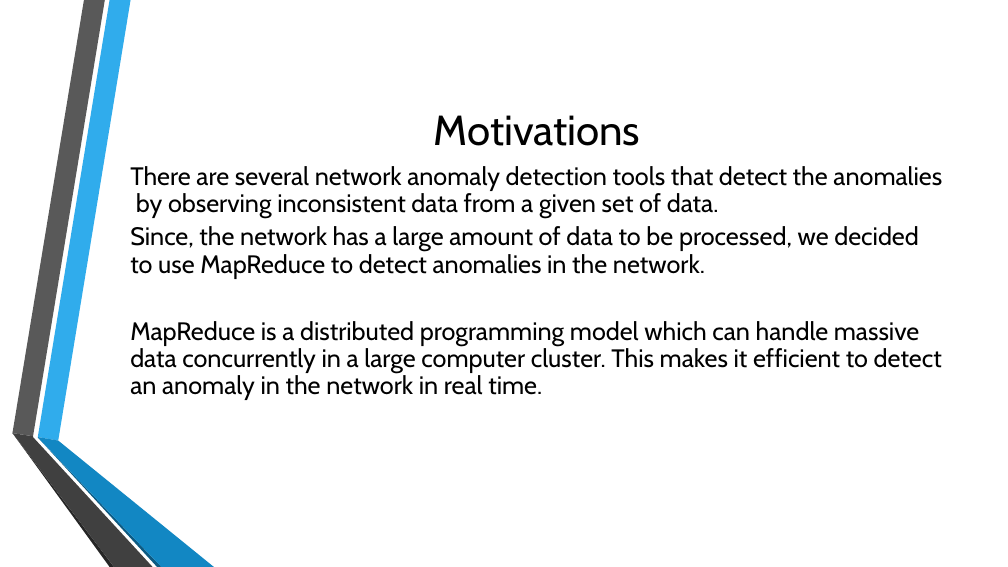
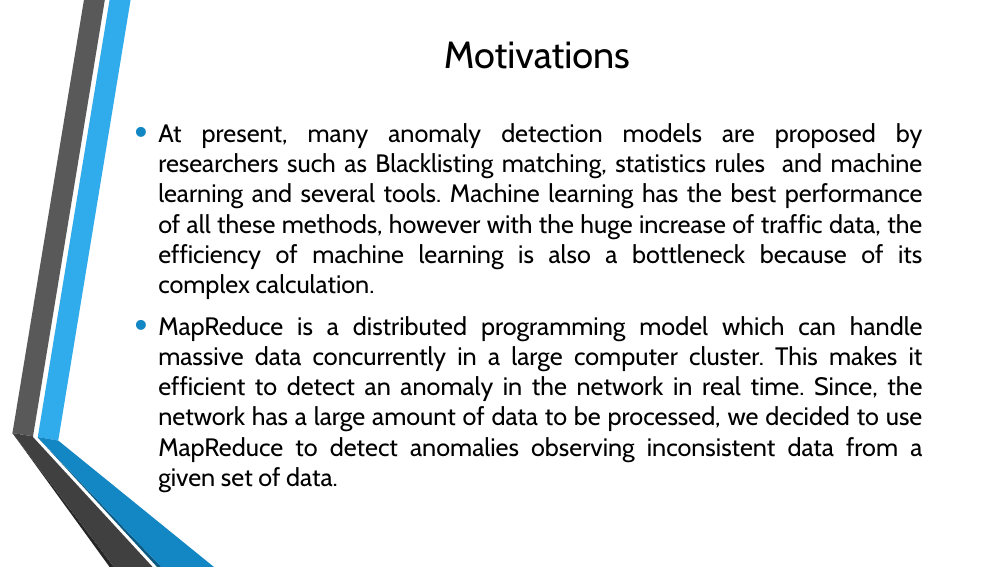
Before and after one commit to gorbi/cse612_project, a slide deck: slide 2 of docs/Network Anamoly Detection.pptx. Drawn at 1008x567 pixels with LibreOffice and Linux fonts; fonts in the diff are those of the drawing; background and template pictures are left out. Boxes give left, top, right and bottom in pixels: in the first picture for what was removed or moved away, otherwise in the second. Text is boxed around its words. In the diff, an @@ line names an element or a change of style, - is before the commit and + after.

Commit message:
Final ppt

```diff
--- a/docs/Network Anamoly Detection.pptx
+++ b/docs/Network Anamoly Detection.pptx
@@ title "Motivations": place and size @@
-title "Motivations" at (434, 115, 640, 146)
+title "Motivations" at (444, 41, 630, 69)
@@ title "Motivations" at (444, 41, 630, 69): size 40 to 36 pt @@
@@ text at (158, 123, 923, 492): text changed @@
-There are several network anomaly detection tools that detect the anomalies by observing inconsistent data from a given set of data.
-Since, the network has a large amount of data to be processed, we decided to use MapReduce to detect anomalies in the network.
-MapReduce is a distributed programming model which can handle massive data concurrently in a large computer cluster. This makes it efficient to detect an anomaly in the network in real time.
+• At present, many anomaly detection models are proposed by researchers such as Blacklisting matching, statistics rules and machine learning and several tools. Machine learning has the best performance of all these methods, however with the huge increase of traffic data, the efficiency of machine learning is also a bottleneck because of its complex calculation.
+• MapReduce is a distributed programming model which can handle massive data concurrently in a large computer cluster. This makes it efficient to detect an anomaly in the network in real time. Since, the network has a large amount of data to be processed, we decided to use MapReduce to detect anomalies observing inconsistent data from a given set of data.
```
Also in this commit, not shown: 3 other slides changed.
